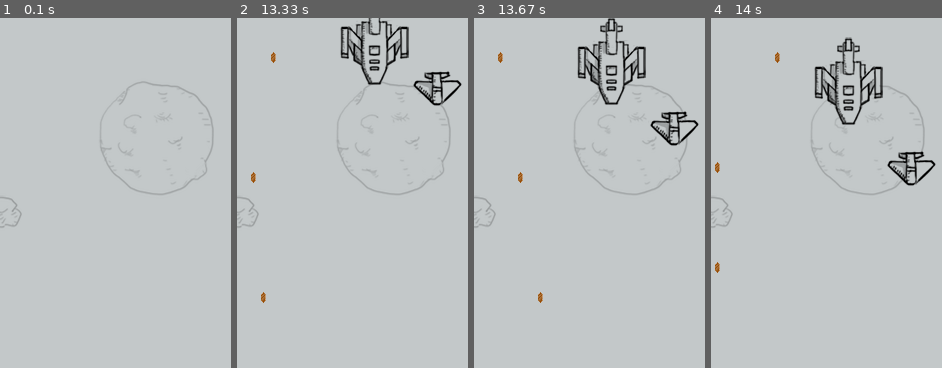
Above: before the commit, frames 1-4 (left to right).
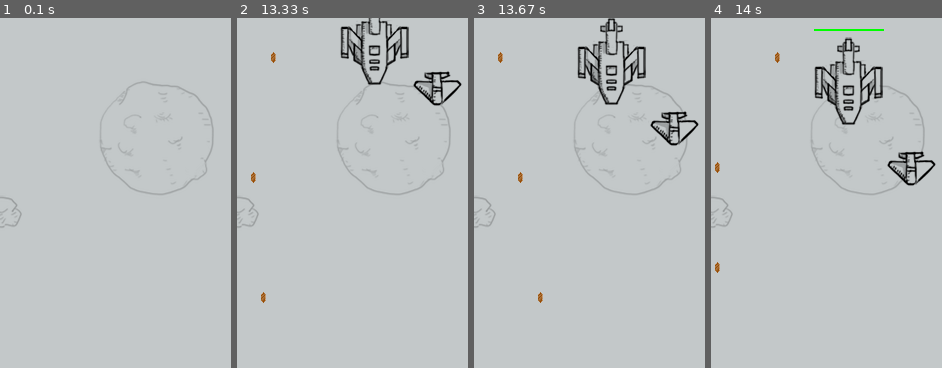
Above: after the commit, the same moments.

Repository: yuyi1266173/AircraftWar_PyGame
Game: pygame game, started from main.py
Two runs of this game, one before a commit and one after it. Both use one fixed random seed, a clock stepped at 60 frames per second and the inputs below.
Inputs:
- Up to frame 1 (0.1 s): no input
- Up to frame 2 (13.33 s): hold Left 0.33-0.87 s; hold Down 0.9-1.2 s; hold Left 1.23-1.63 s; hold Up 1.67-2.03 s; hold Right 2.07-2.7 s; hold Down 2.73-3.1 s; hold Left 3.13-3.6 s; hold Right 3.63-4.1 s; hold Up 4.13-4.43 s; hold Right 4.47-4.93 s; hold Left 4.97-5.5 s; hold Down 5.53-5.83 s; hold Left 5.87-6.27 s; hold Up 6.3-6.67 s; hold Right 6.7-7.33 s; hold Down 7.37-7.73 s; hold Left 7.77-8.23 s; hold Right 8.27-8.73 s; hold Up 8.77-9.07 s; hold Right 9.1-9.57 s; hold Left 9.6-10.13 s; hold Down 10.17-10.47 s; hold Left 10.5-10.9 s; hold Up 10.93-11.3 s; hold Right 11.33-11.97 s; hold Down 12-12.37 s; hold Left 12.4-12.87 s; hold Right from 12.9 s (still down)
- Up to frame 3 (13.67 s): release Right at 13.37 s; hold Up from 13.4 s (still down)
- Up to frame 4 (14 s): release Up at 13.7 s; hold Right from 13.73 s (still down)
The pictures show only the part of the screen within x 50-100%, y 0-50%; the shares and areas given below are measured in that part.

Frames 1-3 are identical in both runs. In frame 4, 0.2% of the frame differs, in the area x 44-75%, y 3-4%.

Commit message:
BigEnemy and MidEnemy add energy

Diff:
--- a/enemy.py
+++ b/enemy.py
@@ -55,6 +55,8 @@
 
 
 class MidEnemy(pygame.sprite.Sprite):
+	energy = 8
+
 	def __init__(self,  bg_size):
 		#super(pygame.sprite.Sprite, self).__init__()
 		pygame.sprite.Sprite.__init__(self)
@@ -68,6 +70,7 @@
 		self.active = True
 		self.destroy_times = 0
 		self.mask = pygame.mask.from_surface(self.image)
+		self.energy = MidEnemy.energy
 
 		self.destroy_images = []
 		self.destroy_images.extend( [\
@@ -80,6 +83,9 @@
 	def reset(self):
 		self.rect.left = randint(0, self.moveSpace[0] - self.rect.width)
 		self.rect.bottom = randint(-10*self.moveSpace[1], -self.moveSpace[1])
+		self.active = True
+		self.destroy_times = 0
+		self.energy = MidEnemy.energy
 
 	def move(self):
 		if self.rect.top < self.moveSpace[1]:
@@ -96,14 +102,14 @@
 
 			if self.destroy_times == 9:
 				self.reset()
-				self.active = True
-				self.destroy_times = 0
 
 		if not self.active:
 			self.destroy_times += 1
 
 
 class BigEnemy(pygame.sprite.Sprite):
+	energy = 20
+
 	def __init__(self,  bg_size):
 		#super(pygame.sprite.Sprite, self).__init__()
 		pygame.sprite.Sprite.__init__(self)
@@ -118,6 +124,7 @@
 		self.active = True
 		self.destroy_times = 0
 		self.mask = pygame.mask.from_surface(self.image1)
+		self.energy = BigEnemy.energy
 
 		self.destroy_images = []
 		self.destroy_images.extend( [\
@@ -132,6 +139,10 @@
 	def reset(self):
 		self.rect.left = randint(0, self.moveSpace[0] - self.rect.width)
 		self.rect.bottom = randint(-15*self.moveSpace[1], -5 * self.moveSpace[1])
+		self.active = True
+		self.destroy_times = 0
+		self.energy = BigEnemy.energy
+
 	def move(self):
 		if self.rect.top < self.moveSpace[1]:
 			self.rect.top += self.speed
@@ -147,8 +158,6 @@
 
 			if self.destroy_times == 15:
 				self.reset()
-				self.active = True
-				self.destroy_times = 0
 
 		if not self.active:
 			self.destroy_times += 1
--- a/main.py
+++ b/main.py
@@ -129,7 +129,13 @@
 					b.active = False
 
 					for e in enemy_hit:
-						e.active = False
+						if e in mid_enemies or e in big_enemies:
+							e.energy -= 1
+
+							if not e.energy:
+								e.active = False
+						else:
+							e.active = False
 
 		for enemy in big_enemies:
 			if enemy.active:
@@ -140,6 +146,17 @@
 				else:
 					screen.blit(enemy.image2, enemy.rect)
 
+				pygame.draw.line(screen, (0, 0, 0),\
+				 (enemy.rect.left, enemy.rect.top-5), (enemy.rect.right, enemy.rect.top-5), 2)
+				energy_remain = enemy.energy / BigEnemy.energy
+				if energy_remain > 0.2:
+					energy_color = (0, 255, 0)
+				else:
+					energy_color = (255, 0, 0)
+
+				pygame.draw.line(screen, energy_color, (enemy.rect.left, enemy.rect.top-5),\
+				    (enemy.rect.left+energy_remain*enemy.rect.width, enemy.rect.top-5), 2)
+
 				if enemy.rect.bottom == -50:
 					enemy3_fly_sound.play()
 			else:
@@ -149,6 +166,16 @@
 			if enemy.active:
 				enemy.move()
 				screen.blit(enemy.image, enemy.rect)
+
+				pygame.draw.line(screen, (0, 0, 0),\
+				 (enemy.rect.left, enemy.rect.top-5), (enemy.rect.right, enemy.rect.top-5), 2)
+				energy_remain = enemy.energy / MidEnemy.energy
+				if energy_remain > 0.2:
+					energy_color = (0, 255, 0)
+				else:
+					energy_color = (255, 0, 0)
+				pygame.draw.line(screen, energy_color, (enemy.rect.left, enemy.rect.top-5),\
+				    (enemy.rect.left+energy_remain*enemy.rect.width, enemy.rect.top-5), 2)
 			else:
 				enemy.destroy(screen, enemy2_down_sound)
 
